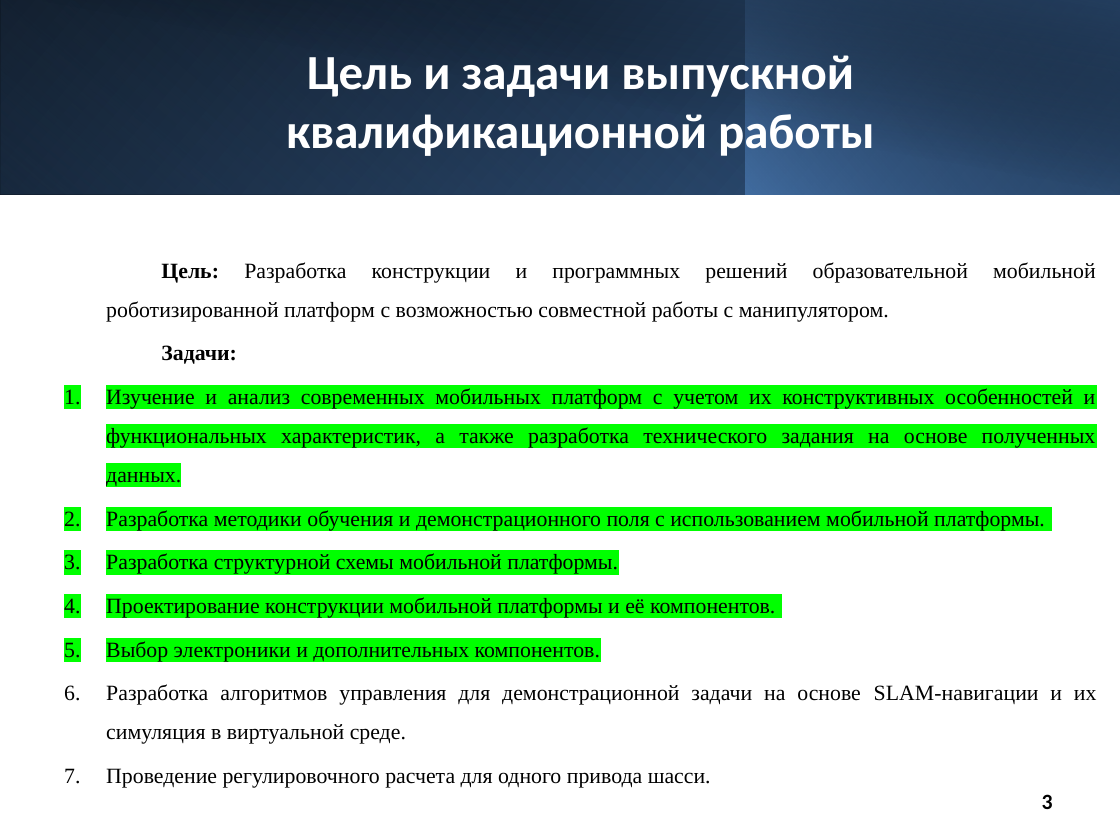
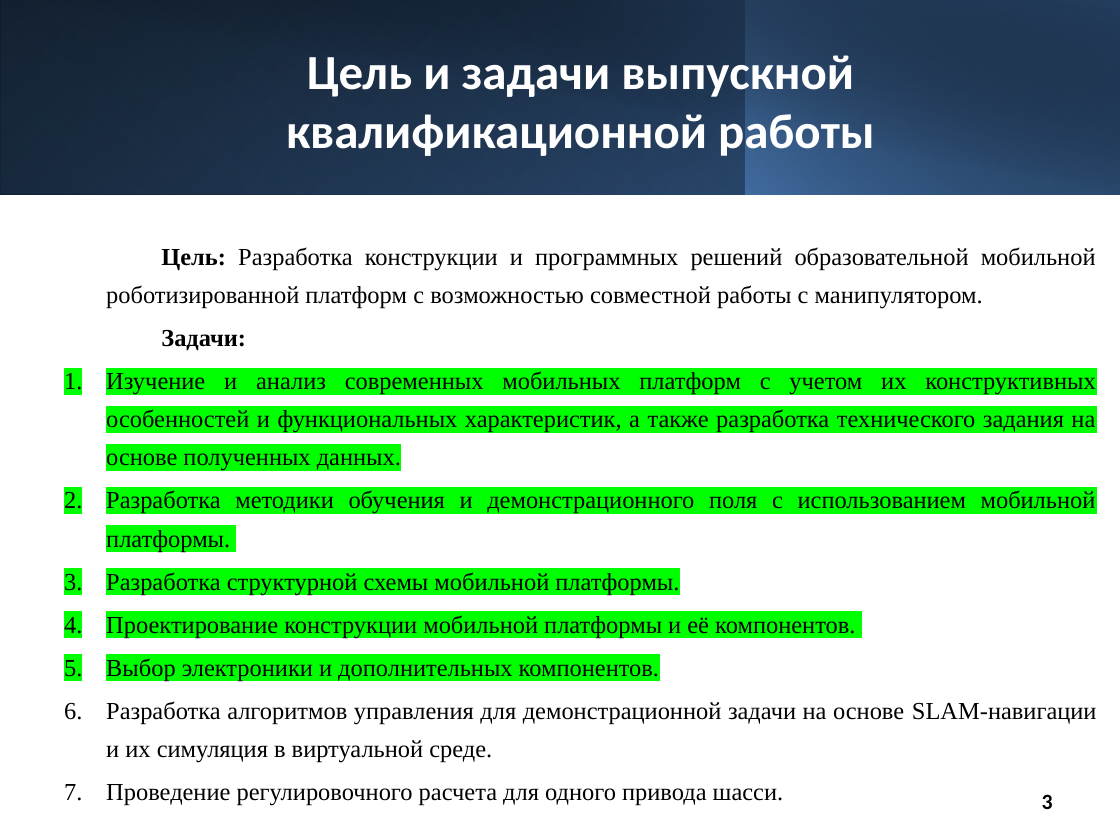
Before and after one commit to buigbvns/diplom, a slide deck: slide 3 of презентации/мобильная платформа.pptx. Drawn at 1120x840 pixels with LibreOffice and Linux fonts; fonts in the diff are those of the drawing. Boxes give left, top, right and bottom in pixels: in the first picture for what was removed or moved away, otherwise in the second. Text is boxed around its words. In the diff, an @@ line names an element or a change of style, - is before the commit and + after.

```diff
--- a/презентации/мобильная платформа.pptx
+++ b/презентации/мобильная платформа.pptx
@@ text "Цель: Разработка конструкции и программных ..." at (106, 247, 1097, 805): size 14 to 15.7 pt; line spacing 1.5 to 1.3 @@
```
Also in this commit, not shown: 1 other slide changed, 1 slide added, 1 other file.
